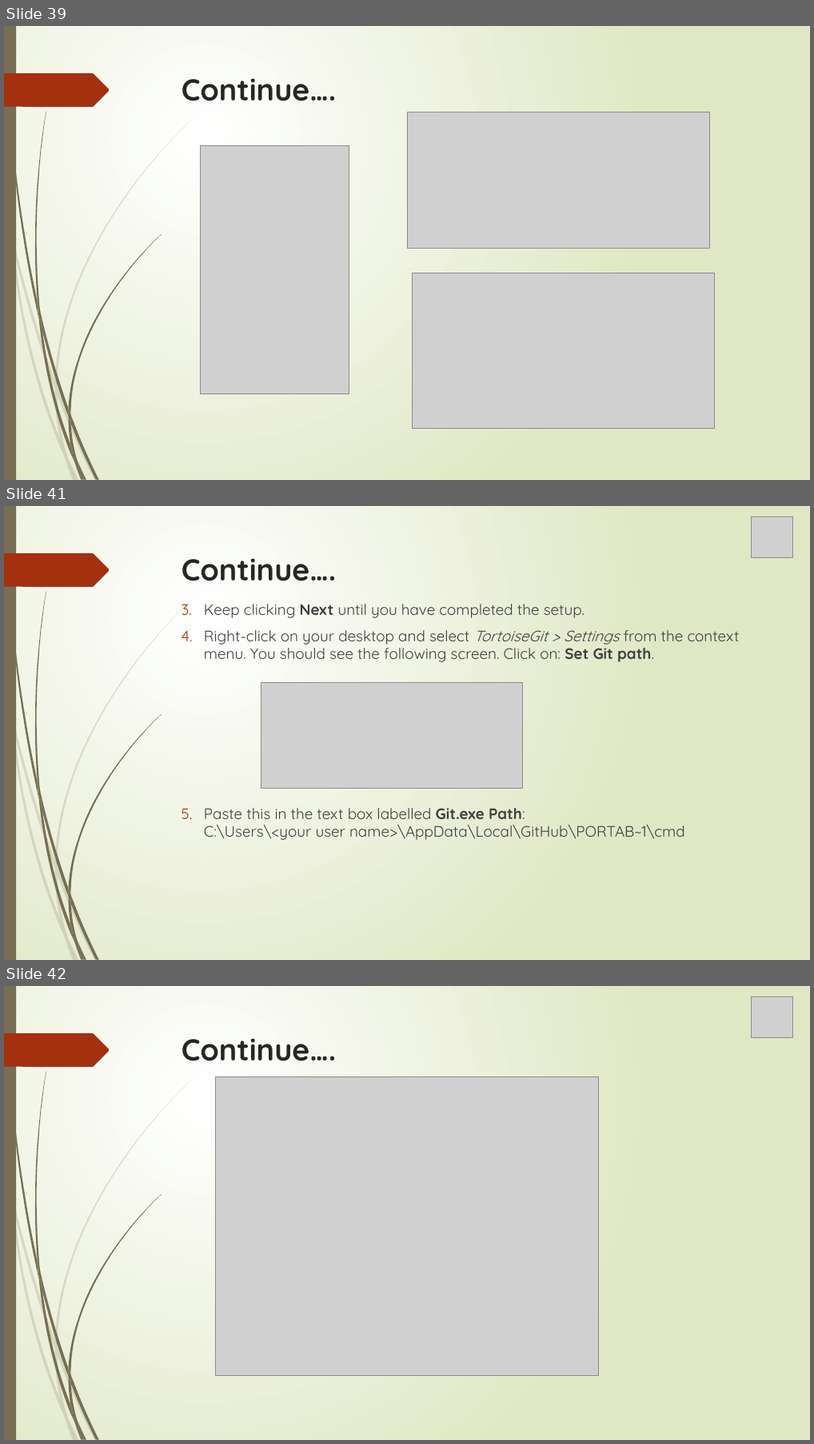
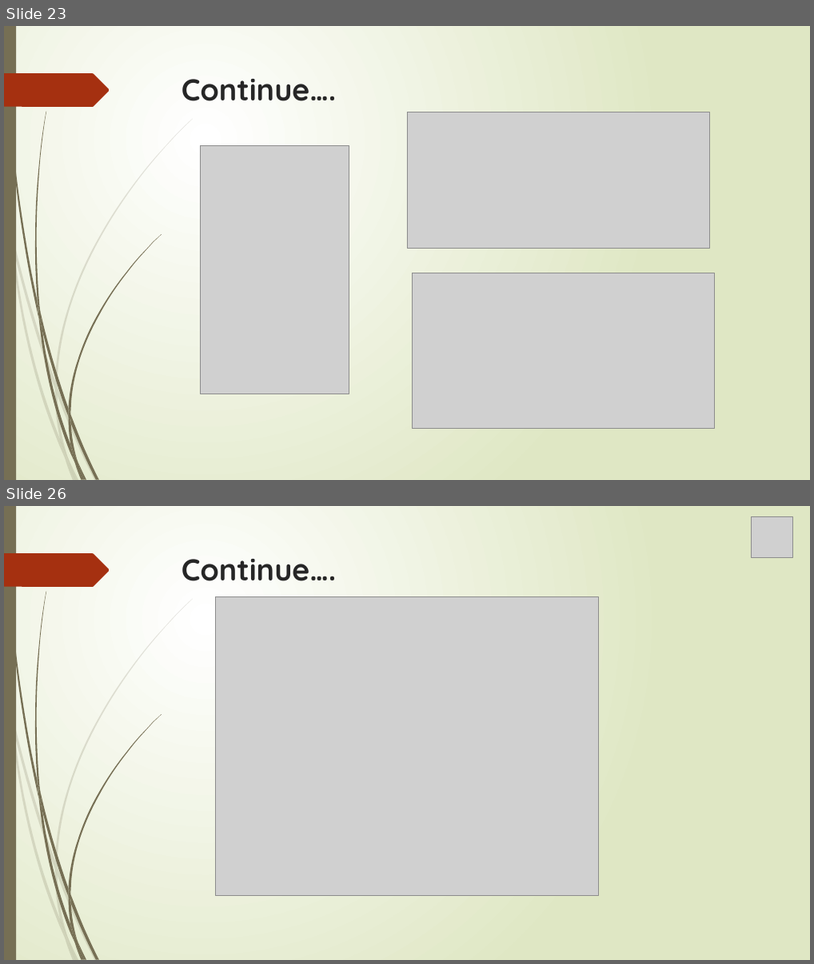
Before and after one commit to MaryGreeshma/testrepo, a slide deck: Git.pptx. Shown one above the other, each under a label of ours: slides 39, 41 and 42 before the commit, slides 23 and 26 after it; the slides between them are not shown. The pictures are 814x1444 and 814x964 pixels, drawn with LibreOffice and Linux fonts; fonts in the diff are those of the drawing; grey boxes stand for pictures. Boxes give left, top, right and bottom in pixels: in the first picture for what was removed or moved away, otherwise in the second. Text is boxed around its words. In the diff, an @@ line names an element or a change of style, - is before the commit and + after.

```diff
--- a/Git.pptx
+++ b/Git.pptx
@@ slide 41 removed at (4, 506, 810, 960), background gradient #FFFFFF to #DFE8C4; not listed: 24 template elements that a slide beside it also shows @@
@@ picture removed at (752, 516, 793, 557) @@
@@ title removed at (182, 559, 336, 581) @@
-Continue….
@@ text removed at (204, 604, 740, 840) @@
-3. Keep clicking Next until you have completed the setup.
-4. Right-click on your desktop and select TortoiseGit > Settings from the context menu. You should see the following screen. Click on: Set Git path.
-5. Paste this in the text box labelled Git.exe Path:
-   C:\Users\<your user name>\AppData\Local\GitHub\PORTAB~1\cmd
@@ picture removed at (261, 683, 523, 788) @@
@@ what was slide 39 is now slide 23 @@
@@ what was slide 42 is now slide 26 @@
```
Also in this commit, not shown: 13 other slides removed.
